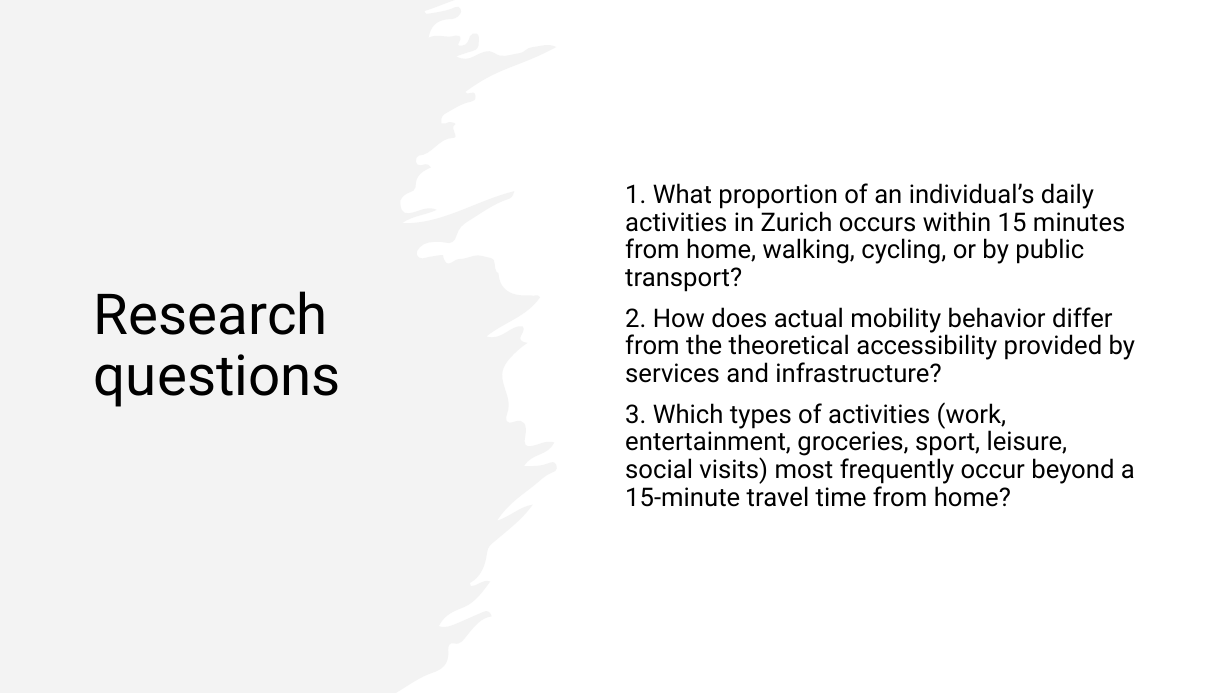
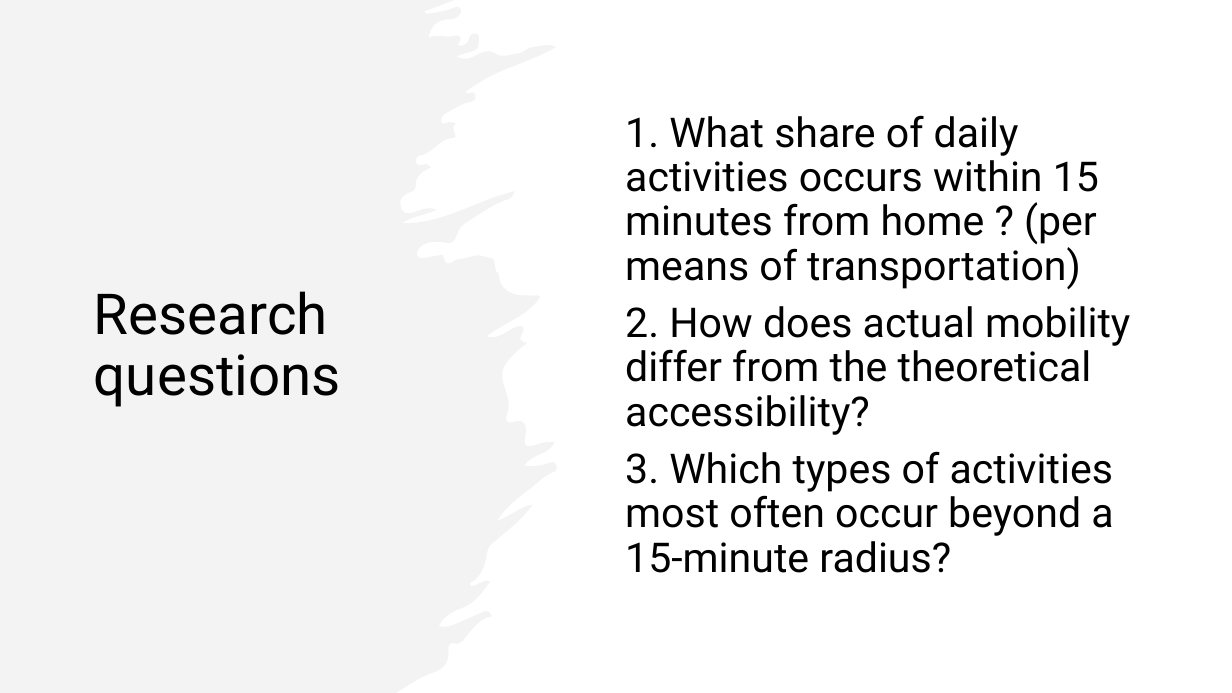
Before and after one commit to nono2001geek/Semester_Project_Lucie_No-mie, a slide deck: slide 5 of The 15-Minute City in Practice.pptx (slide 4 before the commit). Drawn at 1232x693 pixels with LibreOffice and Linux fonts; fonts in the diff are those of the drawing. Boxes give left, top, right and bottom in pixels: in the first picture for what was removed or moved away, otherwise in the second. Text is boxed around its words. In the diff, an @@ line names an element or a change of style, - is before the commit and + after.

```diff
--- a/The 15-Minute City in Practice.pptx
+++ b/The 15-Minute City in Practice.pptx
@@ text at [625,115,1130,573]: text changed; size 20 to 32 pt @@
-1. What proportion of an individual’s daily activities in Zurich occurs within 15 minutes from home, walking, cycling, or by public transport?
-2. How does actual mobility behavior differ from the theoretical accessibility provided by services and infrastructure?
-3. Which types of activities (work, entertainment, groceries, sport, leisure, social visits) most frequently occur beyond a 15‑minute travel time from home?
+1. What share of daily activities occurs within 15 minutes from home ? (per means of transportation)
+2. How does actual mobility differ from the theoretical accessibility?
+3. Which types of activities most often occur beyond a 15‑minute radius?
```
Also in this commit, not shown: 3 other slides changed, 6 slides added, 2 slides removed, 11 other files.
